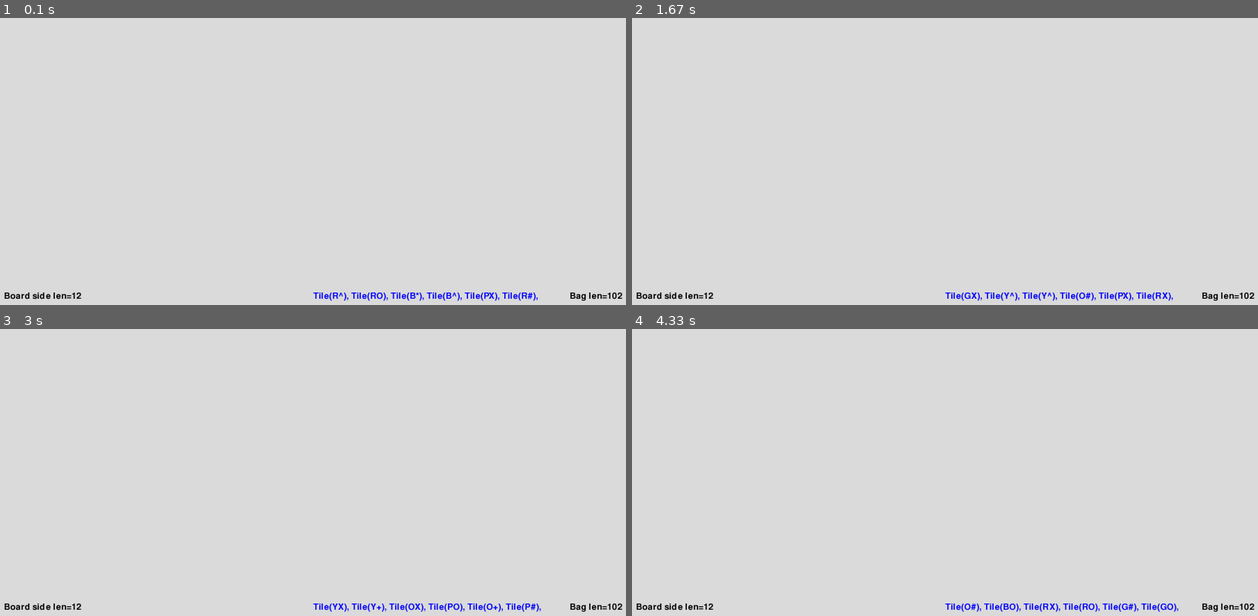
Above: before the commit, frames 1-4 (two rows, left to right).
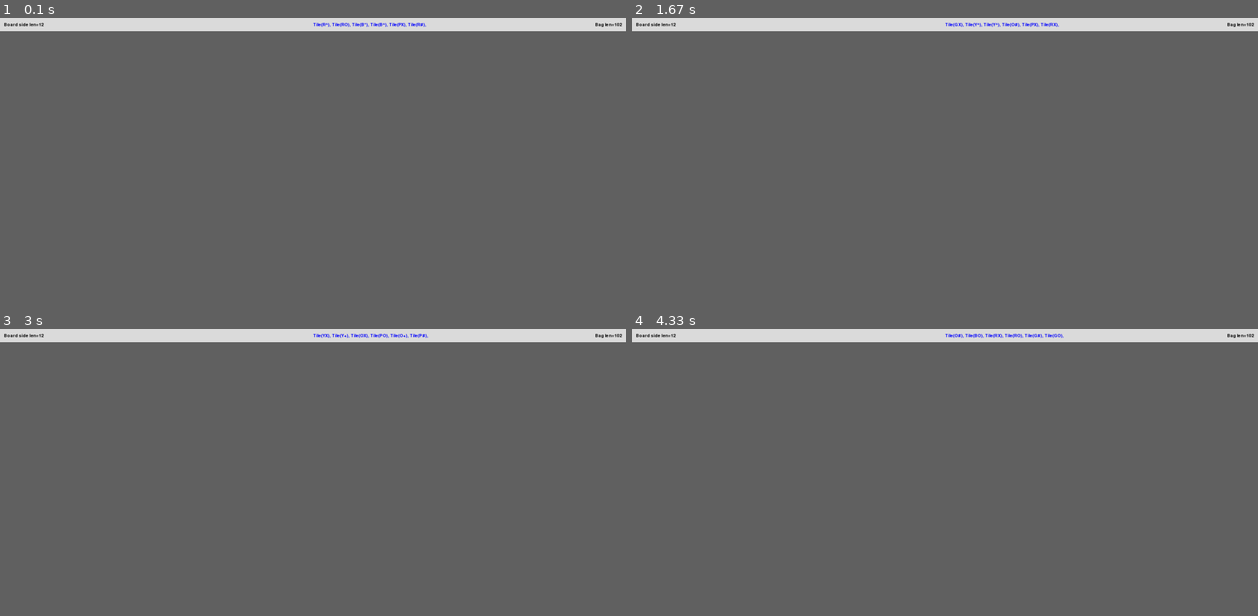
Above: after the commit, the same moments.

Repository: klmcwhirter/qwirkle
Game: pygame game, started from qwirkle/__main__.py
Same seed, same stepped clock (60 frames per second), same inputs: the game is played once before the commit and once after it.
Inputs:
- Up to frame 1 (0.1 s): no input
- Up to frame 2 (1.67 s): tap Space at 0.33, 0.73, 1.03, 1.23, 1.57 s
- Up to frame 3 (3 s): tap Space at 1.87, 2.07, 2.37, 2.63, 2.97 s
- Up to frame 4 (4.33 s): tap Space at 3.27, 3.4, 3.8, 4.1 s
In our replay, the window is 900x900 before the commit and 900x506 after it. These sizes can differ from the game's own. Grey fills any space a smaller window leaves; there, only what the larger window draws over its background counts as a difference.

The runs differ from the first frame. In frame 1, 1.0% of the frame differs, in the area x 0-100%, y 1-99%; in frame 2, 1.0%; in frame 3, 1.0%; in frame 4, 1.0%.

Commit message:
Consistent config key naming

Diff:
--- a/qwirkle/config.py
+++ b/qwirkle/config.py
@@ -4,8 +4,8 @@
 settings = {
     'bag': {
         'tile-copies': 3,
-        'font_size': 32,
-        'font_color': 'black',
+        'font-size': 16,
+        'font-color': 'black',
         'padx': 10,
         'pady': 10,
     },
@@ -13,8 +13,8 @@
         'initial-segments': 2,
         'segment-size': 6,
         'expansion': SegmentExpansionStrategy(),
-        'font_size': 32,
-        'font_color': 'black',
+        'font-size': 16,
+        'font-color': 'black',
         'padx': 10,
         'pady': 10,
     },
@@ -29,22 +29,22 @@
     'hand': {
         'tiles': 6,
 
-        'font_size': 32,
-        'font_color': 'blue',
+        'font-size': 16,
+        'font-color': 'blue',
         'padx': 10,
         'pady': 10,
     },
     'screen': {
         'width': 1600,
-        'height': 1600,
-        'bg_color': 'gainsboro',
+        'height': 900,
+        'bg-color': 'gainsboro',
     },
     'tile': {
-        'border_color': 'gray',
-        'border_thickness': 3,
+        'border-color': 'gray',
+        'border-thickness': 3,
 
-        'font_size': 32,
-        'font_color': 'gray',
+        'font-size': 16,
+        'font-color': 'gray',
         'padx': 10,
         'pady': 10,
     },
--- a/qwirkle/gui/pygame_ce/bag_adapter.py
+++ b/qwirkle/gui/pygame_ce/bag_adapter.py
@@ -15,8 +15,8 @@
         logging.debug(f'Bag len={len(self.bag)}')
 
         bag_config = self.bag.config['bag']
-        self.font = pg.font.Font(None, bag_config['font_size'])
-        self.font_color = bag_config['font_color']
+        self.font = pg.font.Font(None, bag_config['font-size'])
+        self.font_color = bag_config['font-color']
 
         self.padx = bag_config['padx']
         self.pady = bag_config['pady']
--- a/qwirkle/gui/pygame_ce/board_adapter.py
+++ b/qwirkle/gui/pygame_ce/board_adapter.py
@@ -18,8 +18,8 @@
         self.tile_adapter = pygame_ce_tile_adapter(**self.board.config)
 
         board_config = self.board.config['board']
-        self.font = pg.font.Font(None, board_config['font_size'])
-        self.font_color = board_config['font_color']
+        self.font = pg.font.Font(None, board_config['font-size'])
+        self.font_color = board_config['font-color']
 
         self.padx = board_config['padx']
         self.pady = board_config['pady']
--- a/qwirkle/gui/pygame_ce/display_adapter.py
+++ b/qwirkle/gui/pygame_ce/display_adapter.py
@@ -39,7 +39,7 @@
 
     def draw(self):
         # fill the screen with a color to wipe away anything from last frame
-        self.screen.fill(self.config['screen']['bg_color'])
+        self.screen.fill(self.config['screen']['bg-color'])
         self.bag_adapter.draw(screen=self.screen)
         self.board_adapter.draw(screen=self.screen)
         self.draw_hands(screen=self.screen)
--- a/qwirkle/gui/pygame_ce/hand_adapter.py
+++ b/qwirkle/gui/pygame_ce/hand_adapter.py
@@ -12,8 +12,8 @@
         self.config = kwargs
 
         hand_config = self.config['hand']
-        self.font = pg.font.Font(None, hand_config['font_size'])
-        self.font_color = hand_config['font_color']
+        self.font = pg.font.Font(None, hand_config['font-size'])
+        self.font_color = hand_config['font-color']
 
         self.padx = hand_config['padx']
         self.pady = hand_config['pady']
--- a/qwirkle/gui/pygame_ce/tile_adapter.py
+++ b/qwirkle/gui/pygame_ce/tile_adapter.py
@@ -15,8 +15,8 @@
         self.config = kwargs
 
         tile_config = self.config['tile']
-        self.font = pg.font.Font(None, tile_config['font_size'])
-        self.font_color = tile_config['font_color']
+        self.font = pg.font.Font(None, tile_config['font-size'])
+        self.font_color = tile_config['font-color']
 
         self.padx = tile_config['padx']
         self.pady = tile_config['pady']
